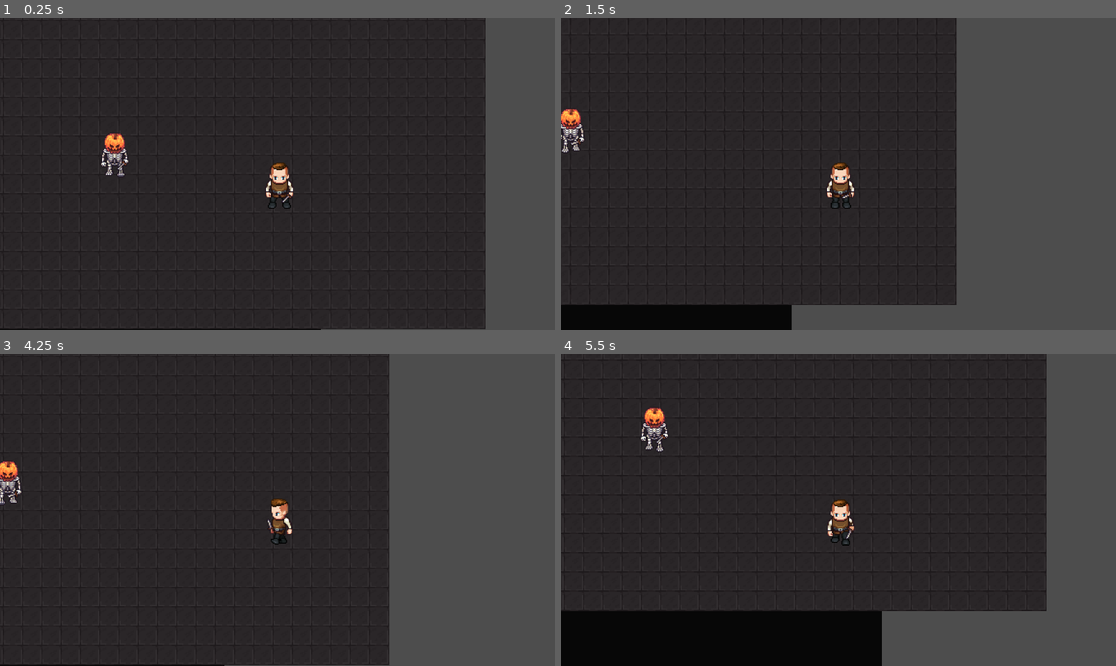
Above: before the commit, frames 1-4 (two rows, left to right).
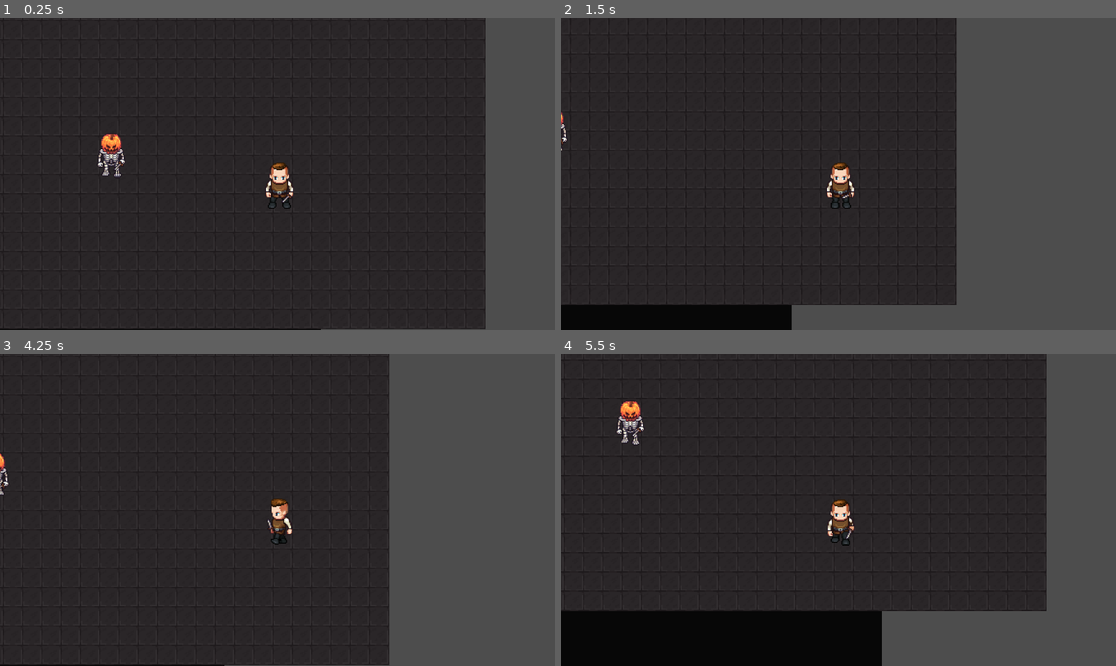
Above: after the commit, the same moments.

Repository: AugustanaCSC380January2024/final-game-polar
Game: Godot game, scene res://scenes/level.tscn
The game is run twice, just before and just after one commit, with the same random seed, the same clock (stepped at 60 frames per second) and the same inputs.
Inputs:
- Up to frame 1 (0.25 s): no input
- Up to frame 2 (1.5 s): hold D (walk_right) 0.53-1.28 s; hold S (walk_down) from 1.28 s (still down)
- Up to frame 3 (4.25 s): release S (walk_down) at 2.03 s; hold D (walk_right) 2.03-2.78 s; hold W (walk_up) 2.78-3.53 s; hold A (walk_left) from 3.53 s (still down)
- Up to frame 4 (5.5 s): release A (walk_left) at 5.03 s; hold S (walk_down) from 5.03 s (still down)

The runs differ from the first frame. In frame 1, 0.5% of the frame differs, in the area x 17-24%, y 36-52%; in frame 2, 0.4%; in frame 3, 0.4%; in frame 4, 0.8%, in the area x 10-20%, y 15-32%.

Commit message:
Started adding player state machine

Diff:
--- a/final_project/scenes/player.tscn
+++ b/final_project/scenes/player.tscn
@@ -1,8 +1,9 @@
-[gd_scene load_steps=48 format=3 uid="uid://b3rugo8jdxodo"]
+[gd_scene load_steps=49 format=3 uid="uid://b3rugo8jdxodo"]
 
 [ext_resource type="Script" path="res://scripts/player.gd" id="1_2kea2"]
 [ext_resource type="Texture2D" uid="uid://drtwdunne2wc5" path="res://assets/characters/player_spritesheet.png" id="2_lhmst"]
 [ext_resource type="Script" path="res://scripts/states/state_machine.gd" id="3_nid82"]
+[ext_resource type="Script" path="res://scripts/states/player_walk.gd" id="4_5wvk5"]
 
 [sub_resource type="AtlasTexture" id="AtlasTexture_5yk55"]
 atlas = ExtResource("2_lhmst")
@@ -352,6 +353,7 @@
 [node name="Player" type="CharacterBody2D" groups=["player"]]
 scale = Vector2(0.8, 0.8)
 collision_layer = 2
+motion_mode = 1
 script = ExtResource("1_2kea2")
 
 [node name="AnimatedSprite2D" type="AnimatedSprite2D" parent="."]
@@ -371,3 +373,7 @@
 
 [node name="StateMachine" type="Node" parent="."]
 script = ExtResource("3_nid82")
+
+[node name="PlayerWalk" type="Node" parent="StateMachine" node_paths=PackedStringArray("player")]
+script = ExtResource("4_5wvk5")
+player = NodePath("../..")
--- a/final_project/scenes/skeleton.tscn
+++ b/final_project/scenes/skeleton.tscn
@@ -307,7 +307,7 @@
 
 [node name="Skeleton" type="CharacterBody2D"]
 collision_layer = 4
-collision_mask = 3
+motion_mode = 1
 script = ExtResource("1_axydl")
 
 [node name="AnimatedSprite2D" type="AnimatedSprite2D" parent="."]
--- a/final_project/scripts/player.gd
+++ b/final_project/scripts/player.gd
@@ -1,4 +1,6 @@
 extends CharacterBody2D
+
+class_name Player
 
 @onready var animated_sprite = $AnimatedSprite2D
 @export var player_speed = 100
@@ -19,14 +21,17 @@
 	if Input.is_action_pressed("walk_right"):
 		velocity.x = player_speed
 		direction = "right"
-	if Input.is_action_just_pressed("attack"):
+	if Input.is_action_pressed("attack"):
 		animated_sprite.play("attack")
 	move_and_slide()
 	update_animations(direction)
 
 func update_animations(direction):
 	if animated_sprite :
-		if velocity.x == 0 && velocity.y == 0:
+		if Input.is_action_just_pressed("attack"):
+			animated_sprite.play("attack")
+			await animated_sprite.animation_finished
+		elif velocity.x == 0 && velocity.y == 0:
 			animated_sprite.play("idle_" + direction)
 		else:
 			animated_sprite.play("walk_" + direction)
--- a/final_project/scripts/skeleton.gd
+++ b/final_project/scripts/skeleton.gd
@@ -8,4 +8,4 @@
 
 	move_and_slide()
 	animated_sprite.play("walk_down")
-	print($StateMachine.current_state)
+	print(velocity)
--- a/final_project/scripts/states/enemy_follow.gd
+++ b/final_project/scripts/states/enemy_follow.gd
@@ -11,7 +11,7 @@
 
 func physics_update(delta: float):
 	var direction = player.global_position - enemy.global_position
-	if direction.length() > 25 && direction.length() <= 100:
+	if direction.length() > 75 && direction.length() <= 100:
 		new_velocity = direction.normalized() * move_speed
 	else:
 		new_velocity = Vector2()
--- a/final_project/scripts/states/enemy_idle.gd
+++ b/final_project/scripts/states/enemy_idle.gd
@@ -8,9 +8,11 @@
 
 var move_direction: Vector2
 var wander_time: float
+
 func randomize_wander():
 	move_direction = Vector2(randf_range(-1, 1), randf_range(-1, 1)).normalized()
 	wander_time = randf_range(1, 3)
+	#print(move_direction)
 
 func enter():
 	player = get_tree().get_first_node_in_group("player")
@@ -25,6 +27,8 @@
 func physics_update(delta):
 	if enemy:
 		enemy.velocity = move_direction * move_speed
+		print(enemy.velocity)
+		enemy.move_and_slide()
 
 	var direction = player.global_position - enemy.global_position
 	if direction.length() < 30:
--- /dev/null
+++ b/final_project/scripts/states/player_walk.gd
@@ -0,0 +1,22 @@
+extends State
+class_name PlayerWalk
+
+@export var player: CharacterBody2D
+var player_speed = 100
+var direction
+func handle_input(event):
+	if Input.is_action_pressed("walk_down"):
+		player.velocity.y = player_speed
+		direction = "down"
+	if Input.is_action_pressed("walk_up"):
+		player.velocity.y = -player_speed
+		direction = "up"
+	if Input.is_action_pressed("walk_left"):
+		player.velocity.x = -player_speed
+		direction = "left"
+	if Input.is_action_pressed("walk_right"):
+		player.velocity.x = player_speed
+		direction = "right"
+
+func physics_update(delta):
+	pass
--- a/final_project/scripts/states/state.gd
+++ b/final_project/scripts/states/state.gd
@@ -14,3 +14,6 @@
 
 func physics_update(delta: float):
 	pass
+
+func handle_input(event):
+	pass
--- a/final_project/scripts/states/state_machine.gd
+++ b/final_project/scripts/states/state_machine.gd
@@ -30,13 +30,15 @@
 	var new_state = states.get(new_state_name.to_lower())
 
 	if !new_state:
-		#print(new_state)
 		return
 
 	if current_state != null:
 		current_state.exit()
-		print("transitioned")
 
 	new_state.enter()
 
 	current_state = new_state
+
+func _unhandled_input(event):
+	if current_state:
+		current_state.handle_input(event)
